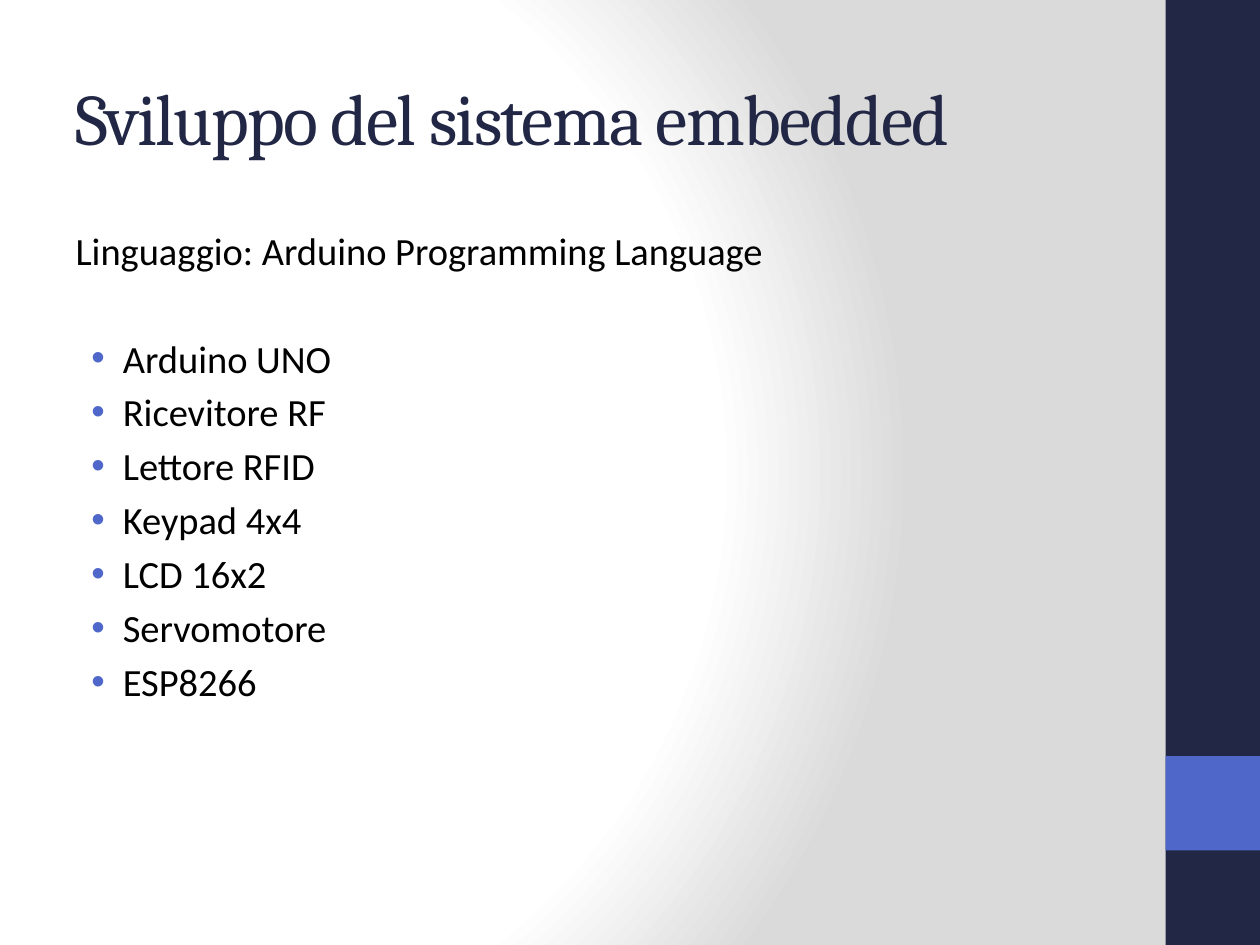
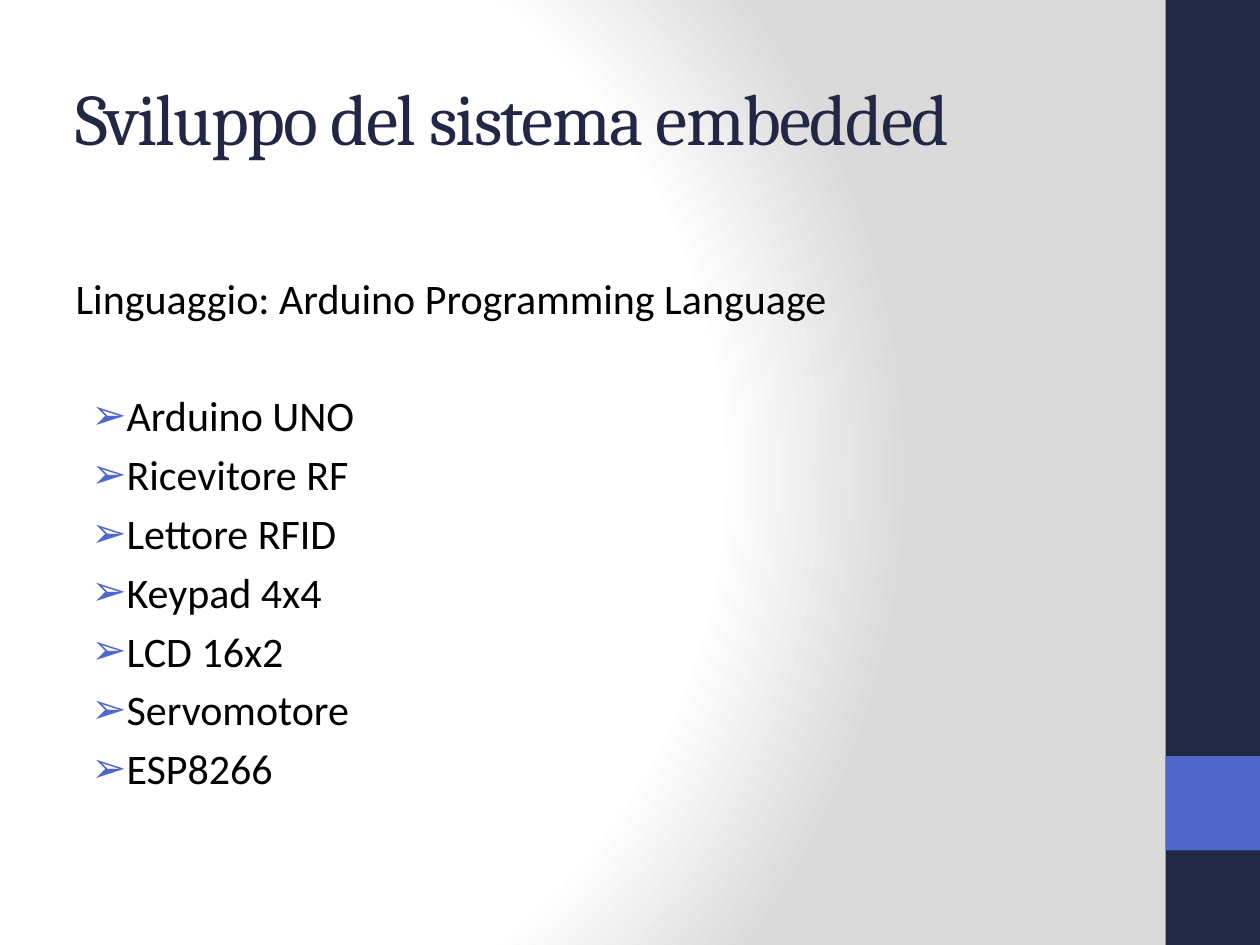
Before and after one commit to Jolsty/SimSim, a slide deck: slide 4 of Tesi_Sistema_Accessi_IoT_Andrei_Ciulpan_872394/presentazione/Sistema Accessi IoT.pptx. Drawn at 1260x945 pixels with LibreOffice and Linux fonts; fonts in the diff are those of the drawing. Boxes give left, top, right and bottom in pixels: in the first picture for what was removed or moved away, otherwise in the second. Text is boxed around its words. In the diff, an @@ line names an element or a change of style, - is before the commit and + after.

```diff
--- a/Tesi_Sistema_Accessi_IoT_Andrei_Ciulpan_872394/presentazione/Sistema Accessi IoT.pptx
+++ b/Tesi_Sistema_Accessi_IoT_Andrei_Ciulpan_872394/presentazione/Sistema Accessi IoT.pptx
@@ text "Linguaggio: Arduino Programming Language": place and size @@
-text "Linguaggio: Arduino Programming Language" at [76, 238, 762, 697]
+text "Linguaggio: Arduino Programming Language" at [76, 284, 826, 785]
@@ text "Linguaggio: Arduino Programming Language" at [76, 284, 826, 785]: size 22 to 24 pt; bullet • to ➢ @@
```
Also in this commit, not shown: 6 other slides changed, 1 slide added, 1 slide removed, 24 other files.
